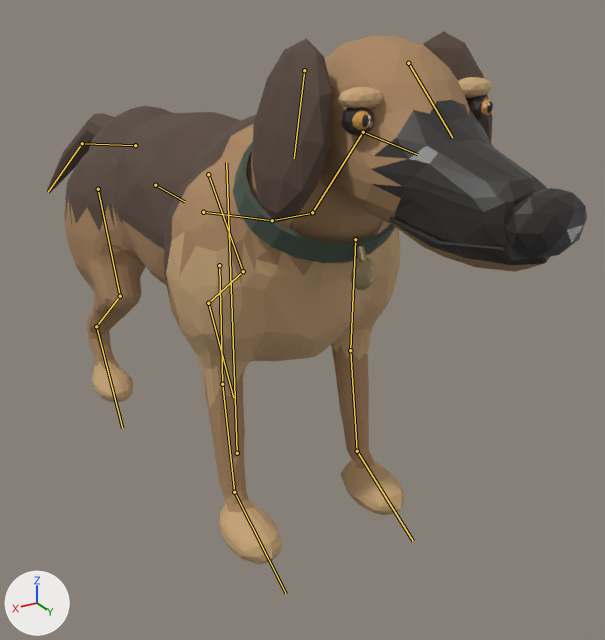
Two versions of the FBX model Assets/_Project/Models/Hound/MuseumHound.fbx, one commit apart.
The view is the same before and after, from a 50 mm lens placed at (0.87, 1.8, 1.25), pointed at (-0.14, 0.11, 0.41). Every picture has the same lights, and +X, +Y and +Z are marked at lower left. The older version comes first. The bones that bend it are drawn over the model as lines.

The first picture shows 'Hound_Mesh'.
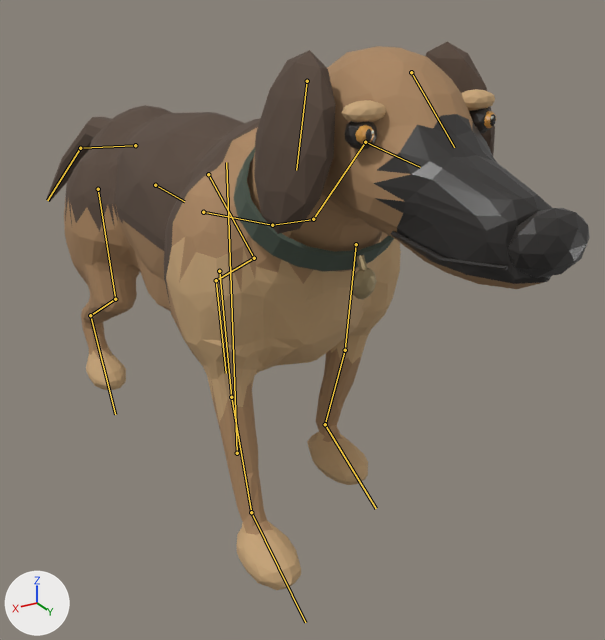
The newer file adds an action. The first version stands in its rest pose; the second is drawn at frame 31 of the action 'Hound_Rig|Hound_Idle'.

The edits, one by one:
Bone 'Spine' (bone_spine) turns from (0, 0, 0) to (-1, 0, 0) degrees about its own x, y and z.
Bone 'FrontUpper_L' (bone_frontupper_l) turns from (0, 0, 0) to (11, 0, 0) degrees about its own x, y and z.
Bone 'FrontPaw_L' (bone_frontpaw_l) turns from (0, 0, 0) to (-12, 0, 0) degrees about its own x, y and z.
Bone 'FrontUpper_R' (bone_frontupper_r) turns from (0, 0, 0) to (-4, 0, 0) degrees about its own x, y and z.
Bone 'FrontLower_R' (bone_frontlower_r) turns from (0, 0, 0) to (-22, 0, 0) degrees about its own x, y and z.
Bone 'FrontPaw_R' (bone_frontpaw_r) turns from (0, 0, 0) to (27, 0, 0) degrees about its own x, y and z.
Bone 'TailBase' (bone_tailbase) turns from (0, 0, 0) to (0, 0, 3) degrees about its own x, y and z.
Bone 'HindUpper_L' (bone_hindupper_l) turns from (0, 0, 0) to (-11, 0, 0) degrees about its own x, y and z.
Bone 'HindLower_L' (bone_hindlower_l) turns from (0, 0, 0) to (3, 0, 0) degrees about its own x, y and z.
Bone 'HindPaw_L' (bone_hindpaw_l) turns from (0, 0, 0) to (6, 0, 0) degrees about its own x, y and z.
Bone 'HindUpper_R' (bone_hindupper_r) turns from (0, 0, 0) to (18, 0, 0) degrees about its own x, y and z.
Bone 'HindLower_R' (bone_hindlower_r) turns from (0, 0, 0) to (-24, 0, 0) degrees about its own x, y and z.
Bone 'HindPaw_R' (bone_hindpaw_r) turns from (0, 0, 0) to (-18, 0, 0) degrees about its own x, y and z.

Boxes [x1, y1, x2, y2] around the edits, measured in the pictures (605 x 640 px):
'Hound_Mesh', posed
    before: [47, 31, 587, 564]
    after: [46, 42, 590, 590]
bone 'Spine', root to tip
    before: (203, 212) to (272, 220)
    after: (203, 212) to (272, 225)
bone 'FrontUpper_L', root to tip
    before: (219, 265) to (222, 384)
    after: (219, 271) to (231, 397)
bone 'FrontPaw_L', root to tip
    before: (234, 492) to (286, 593)
    after: (251, 512) to (305, 622)
bone 'FrontUpper_R', root to tip
    before: (355, 239) to (350, 350)
    after: (356, 244) to (345, 350)
bone 'FrontLower_R', root to tip
    before: (350, 350) to (357, 451)
    after: (345, 350) to (325, 424)
bone 'FrontPaw_R', root to tip
    before: (357, 451) to (413, 541)
    after: (325, 424) to (376, 508)
bone 'TailBase', root to tip
    before: (135, 145) to (82, 143)
    after: (135, 145) to (80, 148)
bone 'HindUpper_L', root to tip
    before: (98, 189) to (120, 296)
    after: (98, 189) to (115, 299)
bone 'HindLower_L', root to tip
    before: (120, 296) to (96, 326)
    after: (115, 299) to (90, 315)
bone 'HindPaw_L', root to tip
    before: (96, 326) to (122, 428)
    after: (90, 315) to (115, 414)
bone 'HindUpper_R', root to tip
    before: (208, 174) to (243, 271)
    after: (208, 174) to (254, 258)
bone 'HindLower_R', root to tip
    before: (243, 271) to (208, 303)
    after: (254, 258) to (216, 280)
bone 'HindPaw_R', root to tip
    before: (208, 303) to (233, 397)
    after: (216, 280) to (226, 373)
